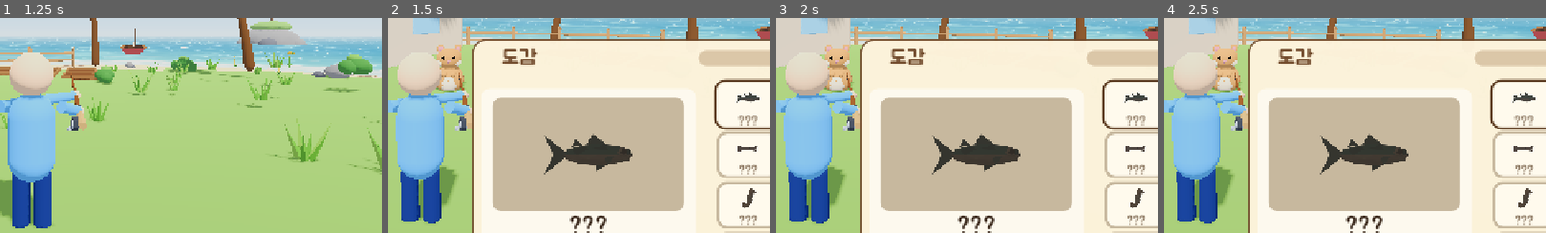
Above: before the commit, frames 1-4 (left to right).
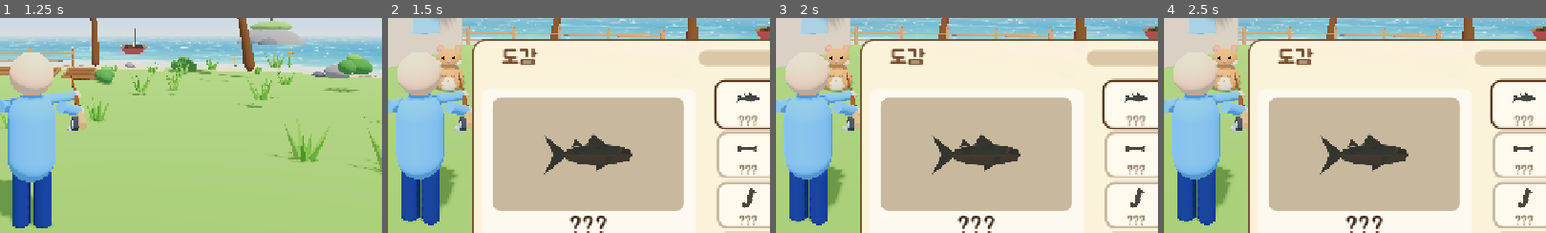
Above: after the commit, the same moments.

Repository: qudrhks36-svg/hanroro-seat-checker
Game: Godot game, scene res://main.tscn
Same seed, same stepped clock (60 frames per second), same inputs: the game is played once before the commit and once after it.
Inputs (mouse positions are % of the whole screen's width and height, from its top left):
- Up to frame 1 (1.25 s): tap Enter at 0.5 s; move the mouse to (72, 45) at 0.52 s; hold Right from 0.53 s (still down); tap E at 0.6 s; click (72, 45) at 0.67 s
- Up to frame 2 (1.5 s): move the mouse to (45, 50) at 1.27 s; release Right at 1.28 s; hold Up from 1.28 s (still down); tap Tab at 1.35 s
- Up to frame 3 (2 s): keep holding Up
- Up to frame 4 (2.5 s): keep holding Up; tap Space at 2 s; move the mouse to (52, 48) at 2.02 s; tap F at 2.1 s
The pictures show only the part of the screen within x 39-89%, y 45-95%; the shares and areas given below are measured in that part.

Frame 1 is identical in both runs. In frame 2, 0.4% of the frame differs, in the area x 2-18%, y 18-97%; in frame 3, 0.4%; in frame 4, 0.4%.

Commit message:
feat(godot): body turns toward walking direction, rod hidden when turned away
Co-Authored-By: Claude Sonnet 5.5 <noreply@anthropic.com>

Diff:
--- a/fishing-game/godot/scripts/main.gd
+++ b/fishing-game/godot/scripts/main.gd
@@ -134,6 +134,7 @@
 	fishing.set_script(FishingScript)
 	fishing.name = "Fishing"
 	add_child(fishing)
+	pbody.fishing = fishing
 	fishing.view_cam = player.view   # 화면 좌표(!/결과 카드)는 3인칭 카메라 기준
 	fishing.setup(player.cam, world)
 	var splash := Node3D.new()   # 물보라·물결 (8단계)
@@ -352,6 +353,9 @@
 		for k in 400:
 			names[Game.fish[Game.pick(k % 3, 0, false, true)]["name"]] = true
 		print("[FG] pond pick names=", names.keys())
+	if _arg("bodycheck", "") != "":   # 시험용: 걷는 방향으로 몸이 도는지 (--walk=1,0 처럼 옆으로 걷게 하고 --bodycheck=초)
+		await get_tree().create_timer(float(_arg("bodycheck", "2"))).timeout
+		print("[FG] body face=", snappedf(rad_to_deg(pbody.face), 0.1), " cam_yaw=", snappedf(rad_to_deg(player.rotation.y), 0.1), " aligned=", player.aligned, " rod visible=", player.cam.visible, " speed=", snappedf(Vector2(player.velocity.x, player.velocity.z).length(), 0.1))
 	if _arg("meadowcheck", "") != "":   # 시험용: 땅·다리 높이와 걸어서 건너기 (--pos=4,10 --yaw=180 --walk=0,1)
 		await get_tree().create_timer(float(_arg("meadowcheck", "1"))).timeout
 		var dss := get_world_3d().direct_space_state
--- a/fishing-game/godot/scripts/player.gd
+++ b/fishing-game/godot/scripts/player.gd
@@ -20,6 +20,7 @@
 var view: Camera3D               # 화면 카메라(3인칭)
 var body: Node3D                 # 3인칭 몸(main.gd가 정함)
 var view_back := VIEW_BACK       # 지금 카메라 거리(집 안은 좁아서 cabin.gd가 줄임)
+var aligned := true               # 몸이 카메라 앞쪽을 보고 있나(아니면 낚싯대·팔을 숨김, player_body.gd가 정함)
 var fpv := false                 # 시험용 --fpv=1: 옛 1인칭 화면
 var pitch := 0.0                 # 위아래 각도(도)
 var dbg := ""                    # 시험용: 지금 닿은 것들
@@ -109,4 +110,4 @@
 	var far_enough := pos.distance_to(head) > VIEW_MIN
 	if body != null:
 		body.visible = not fpv and far_enough
-	cam.visible = fpv or far_enough   # 낚싯대·팔도 카메라가 너무 가까우면 숨김
+	cam.visible = fpv or (far_enough and aligned)   # 낚싯대·팔도 카메라가 너무 가까우면 숨김
--- a/fishing-game/godot/scripts/player_body.gd
+++ b/fishing-game/godot/scripts/player_body.gd
@@ -1,6 +1,7 @@
 extends Node3D
 # 3인칭 캐릭터 몸 (GDD 8번 [확정] 3인칭 1단계): 옷장에서 고른 옷의 둥근 도형 사람(character.gd)을 플레이어 아래에 세운다. 0.8배 크기, 그림자 있음, 걸을 때 통통.
-# 팔은 outfit_view.gd가 어깨에서 낚싯대까지 따로 그리므로 몸 모델은 팔 없이 만든다. 옷이 바뀌면 다시 만든다.
+# 걷는 방향으로 몸을 돌린다(동물의 숲처럼): 움직일 때는 가는 쪽을 보고, 멈추거나 낚시 중이면 카메라가 보는 쪽(조준)으로 돌아온다.
+# 몸이 카메라 앞쪽에서 35도 넘게 돌아가 있으면 낚싯대·팔을 숨긴다(player.aligned). 팔은 outfit_view.gd가 어깨에서 낚싯대까지 따로 그리므로 몸 모델은 팔 없이 만든다. 옷이 바뀌면 다시 만든다.
 
 const Game := preload("res://scripts/game_state.gd")
 const CharacterScript := preload("res://scripts/character.gd")
@@ -9,6 +10,10 @@
 const FOOT := 1.02          # 플레이어(캡슐) 중심에서 발까지
 
 var player: CharacterBody3D
+var fishing                  # 낚시 중에는 조준 방향을 봄 (main.gd가 정함)
+var face := 0.0              # 몸이 보는 방향(세계 기준 각도)
+const TURN_SPEED := 12.0     # 몸 돌리는 빠르기
+const ALIGN_DEG := 35.0      # 이 안이면 낚싯대를 들고 있는 것으로 봄
 var model: Node3D
 var shown_outfit := -1
 var t := 0.0
@@ -31,6 +36,15 @@
 	Game.ensure_loaded()
 	if shown_outfit != Game.outfit or model == null:
 		_rebuild()
-	var speed := Vector2(player.velocity.x, player.velocity.z).length()
+	var v := Vector2(player.velocity.x, player.velocity.z)
+	var speed := v.length()
+	var cam_yaw: float = player.rotation.y
+	var target := cam_yaw
+	var casting: bool = fishing != null and not fishing.is_idle()
+	if speed > 0.5 and not casting:
+		target = atan2(-v.x, -v.y)   # 앞(-z)을 y만큼 돌린 방향 = (-sin, -cos)
+	face = lerp_angle(face, target, minf(delta * TURN_SPEED, 1.0))
+	rotation.y = face - cam_yaw
+	player.aligned = absf(angle_difference(face, cam_yaw)) < deg_to_rad(ALIGN_DEG)
 	t += delta * speed * 2.4
 	model.position.y = absf(sin(t)) * 0.06 * clampf(speed / 4.0, 0.0, 1.0)
Not shown, changed: fishing-game/changelog/2026-10-12.md
Not shown, changed: fishing-game/docs/GDD.md
